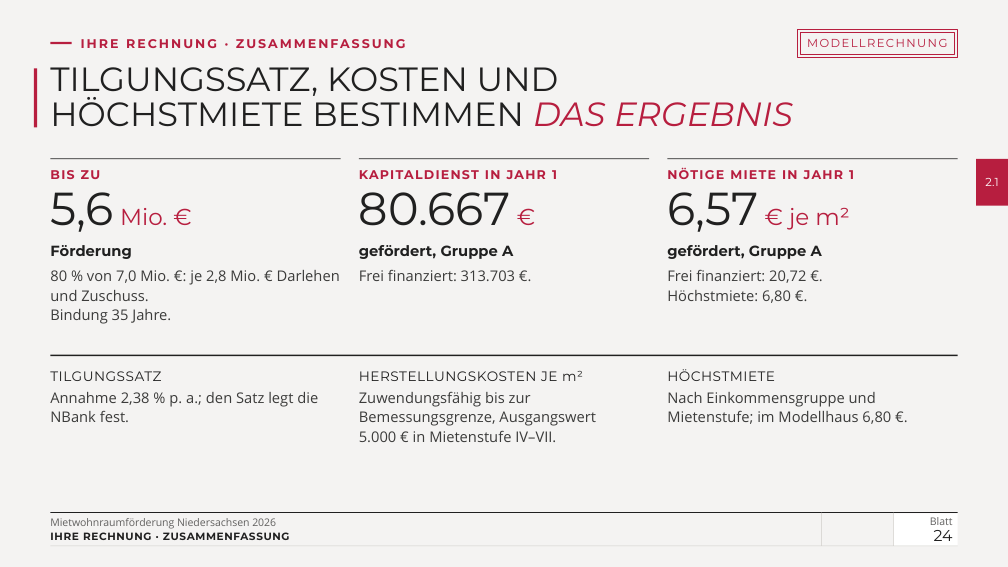
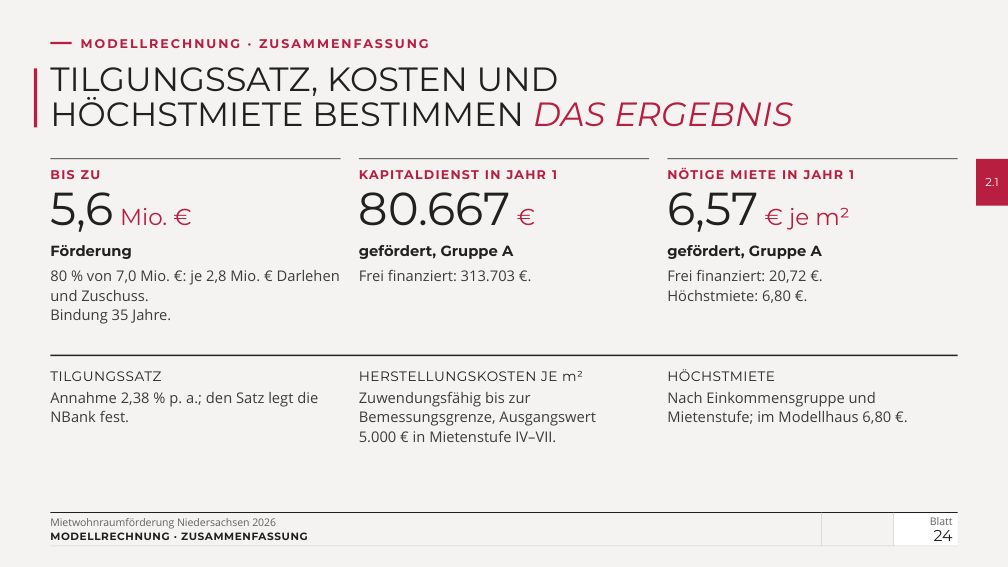
Before and after one commit to vgedaschko/NBank, a slide deck: slide 24 of praesentation/dist/PGN-Mietwohnraumfoerderung-Niedersachsen-2026-Vortrag.pptx. Drawn at 1008x567 pixels with LibreOffice and Linux fonts; fonts in the diff are those of the drawing; background and template pictures are left out. Boxes give left, top, right and bottom in pixels: in the first picture for what was removed or moved away, otherwise in the second. Text is boxed around its words. In the diff, an @@ line names an element or a change of style, - is before the commit and + after.

```diff
--- a/praesentation/dist/PGN-Mietwohnraumfoerderung-Niedersachsen-2026-Vortrag.pptx
+++ b/praesentation/dist/PGN-Mietwohnraumfoerderung-Niedersachsen-2026-Vortrag.pptx
@@ rectangle removed at (798, 29, 958, 57) @@
@@ text at (81, 39, 429, 48): text changed @@
-IHRE RECHNUNG · ZUSAMMENFASSUNG
+MODELLRECHNUNG · ZUSAMMENFASSUNG
@@ rectangle removed at (801, 32, 955, 54) @@
-MODELLRECHNUNG
@@ text at (50, 532, 308, 540): text changed @@
-IHRE RECHNUNG · ZUSAMMENFASSUNG
+MODELLRECHNUNG · ZUSAMMENFASSUNG
```
Also in this commit, not shown: 29 other slides changed, 31 other files.
